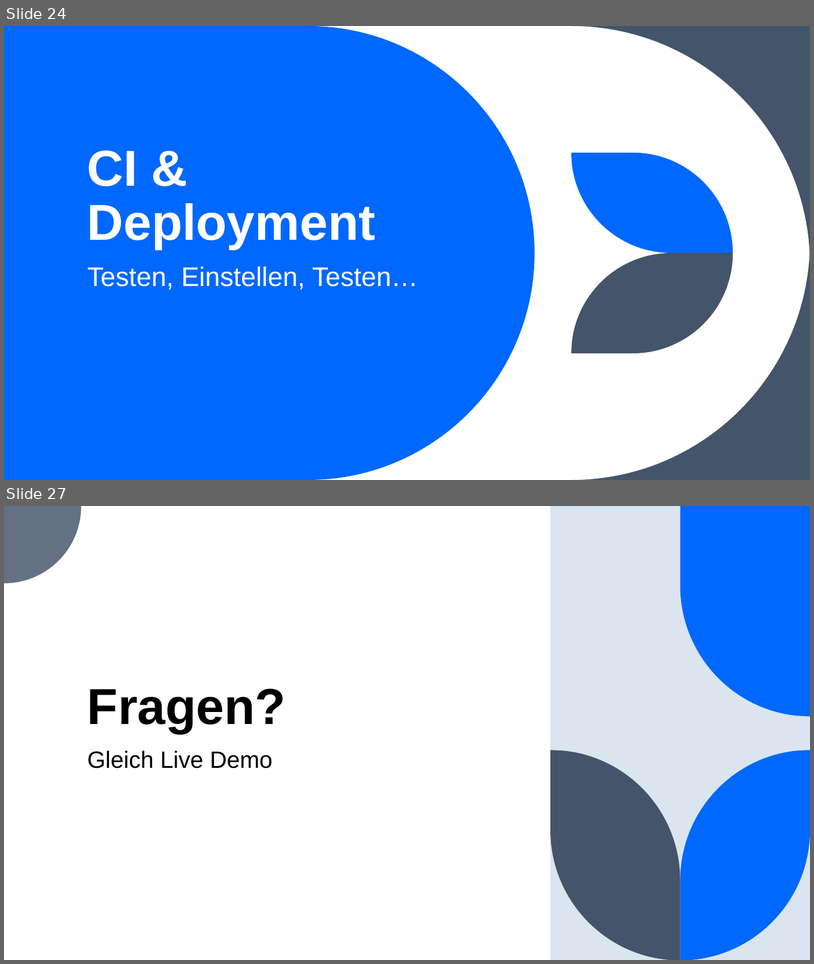
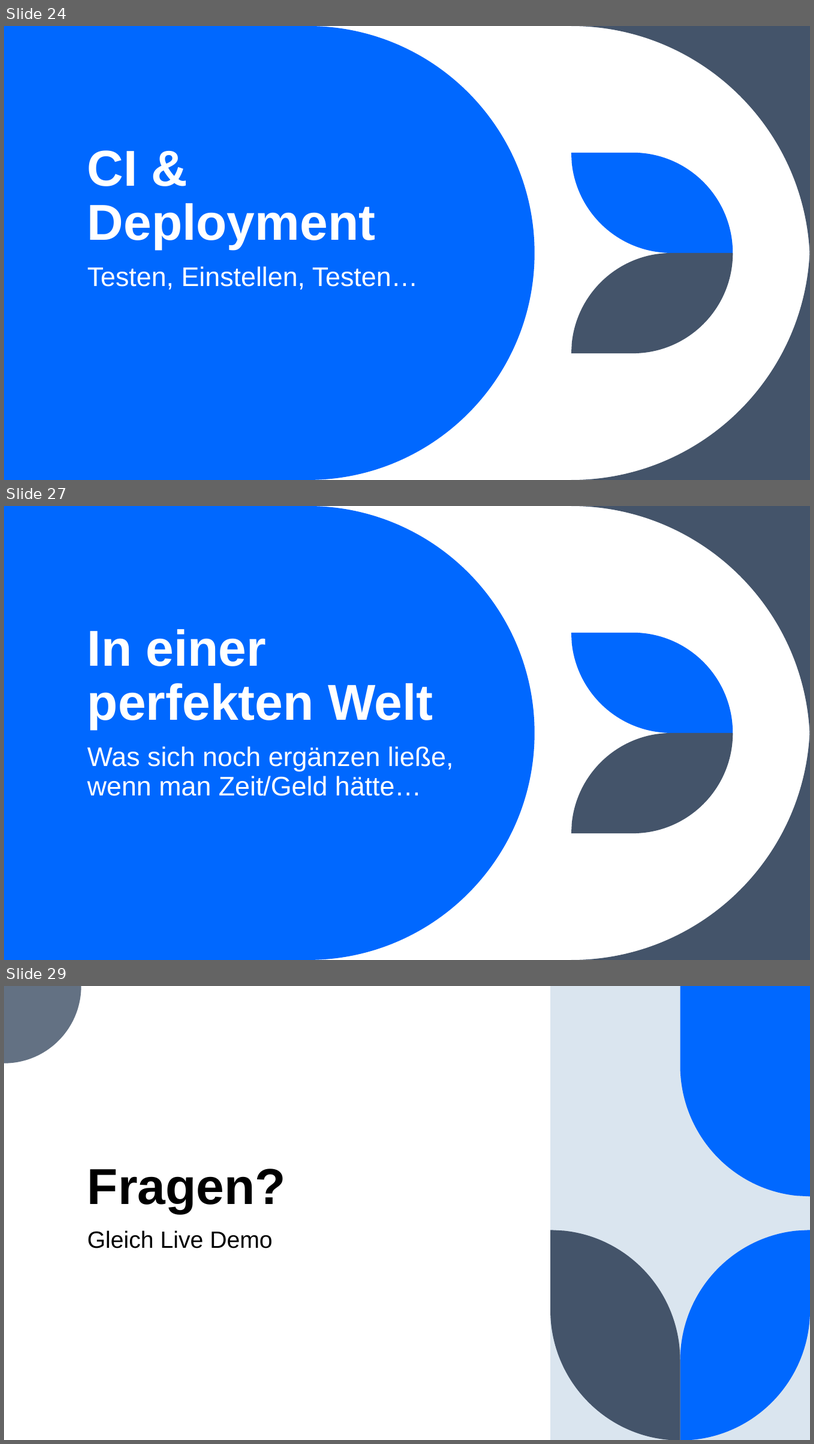
Before and after one commit to BranAndSceolan/SSE-Notes, a slide deck: documentation/Notiz-App.pptx. Shown one above the other, each under a label of ours: slides 24 and 27 before the commit, slides 24, 27 and 29 after it; the slides between them are not shown. The pictures are 814x964 and 814x1444 pixels, drawn with LibreOffice and Linux fonts; fonts in the diff are those of the drawing. Boxes give left, top, right and bottom in pixels: in the first picture for what was removed or moved away, otherwise in the second. Text is boxed around its words. In the diff, an @@ line names an element or a change of style, - is before the commit and + after.

```diff
--- a/documentation/Notiz-App.pptx
+++ b/documentation/Notiz-App.pptx
@@ slide 27 added at bbox=[4, 506, 810, 960], background #FFFFFF; not listed: 5 template elements that a slide beside it also shows @@
@@ title added at bbox=[87, 629, 434, 729], 60 pt, text #FFFFFF, bold @@
+In einer perfekten Welt
@@ subtitle added at bbox=[87, 746, 454, 796], 32 pt, text #FFFFFF @@
+Was sich noch ergänzen ließe, wenn man Zeit/Geld hätte…
@@ what was slide 27 is now slide 29 @@
```
Also in this commit, not shown: 7 slides changed, 1 other slide added, 2 other files.
